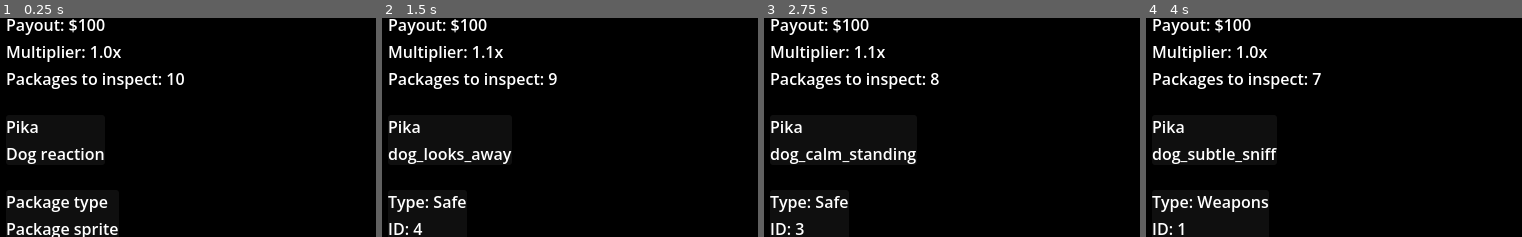
Above: before the commit, frames 1-4 (left to right).
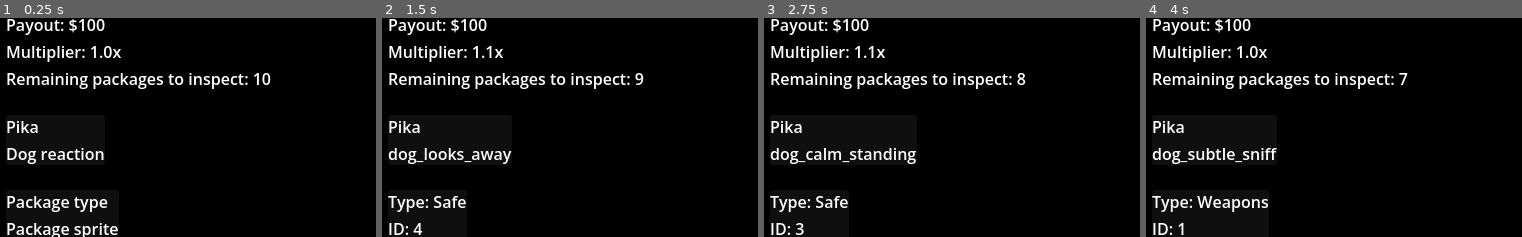
Above: after the commit, the same moments.

Repository: lukaMis/kennel-simulator
Game: Godot game, scene res://scenes/customs_inspector.tscn
Same seed, same stepped clock (60 frames per second), same inputs: the game is played once before the commit and once after it. This scene is started directly instead of the project's main scene.
Inputs:
- Up to frame 1 (0.25 s): no input
- Up to frame 2 (1.5 s): click "Next package" at 0.5 s; click "Pass" at 1.25 s
- Up to frame 3 (2.75 s): click "Next package" at 2 s
- Up to frame 4 (4 s): click "Doubt" at 2.75 s; click "Next package" at 3.5 s
The pictures show only the part of the screen within x 0-50%, y 1-51%; the shares and areas given below are measured in that part.

The runs differ from the first frame. In frame 1, 2.1% of the frame differs, in the area x 2-73%, y 25-33%; in frame 2, 2.0%; in frame 3, 2.0%; in frame 4, 2.0%.

Commit message:
removed local variables of dogs and packages from customs inspector scene commented out code cleanup

Diff:
--- a/scripts/customs_inspection_manager.gd
+++ b/scripts/customs_inspection_manager.gd
@@ -3,7 +3,7 @@
 signal shift_started()
 signal shift_ended()
 
-#	packages to inspec in current work shift
+#	Total of packages to inspec in current work shift
 var shift_quota: int = GameConstants.CUSTOMS_QUOTA
 #	tracks shift payout with boosts and penalties included
 var shift_current_payout: int = GameConstants.CUSTOMS_BASE_PAYOUT
@@ -23,22 +23,16 @@
 	print("CustomsInspectionManager: Scene is ready. Running setup logic...")
 	_generate_shift_queue()
 
-	# Safe to emit now! The scene is listening.
-	#shift_started.emit()
-	#print("Shift has started")
-
 
 func start_shift() -> void:
 	shift_started.emit()
 	print("Shift has started")
-	pass
 
 
 func stop_shift() -> void:
-	#_clear_shift()
+	_clear_shift()
 	shift_ended.emit()
 	print("Shift has ended")
-	pass
 
 
 # Add this at the bottom of customs_inspection_manager.gd
@@ -48,22 +42,6 @@
 		active_queue.pop_front()
 
 
-# The UI modal passes the team directly into this function
-#func start_shift(team: Array[DogResource]) -> void:
-## 1. Store the shallow clone of the working dogs
-#active_shift_roster = team.duplicate()
-#
-## 2. Build the cargo queue
-#_generate_shift_queue()
-#
-#shift_started.emit()
-#print("Shift has started")
-#func stop_shift() -> void:
-## placeholder for end of shift cleanup
-#_clear_shift()
-#shift_ended.emit()
-#print("Shift has ended")
-#pass
 func _generate_shift_queue() -> void:
 	print("CustomsCargoManager: Generating cargo queue...")
 	active_queue.clear()
@@ -85,10 +63,11 @@
 		active_queue.append(package)
 	print("CustomsCargoManager: Successfully generated ", active_queue.size(), " items.")
 
-	#func _clear_shift() -> void:
-	#active_shift_roster.clear()
-	#active_queue.clear()
-	## Reset payout/quota to baseline
-	#shift_current_payout = GameConstants.CUSTOMS_BASE_PAYOUT
-	#shift_quota = GameConstants.CUSTOMS_QUOTA
-	#print("CustomsInspectionManager: Shift cleaned up.")
+
+func _clear_shift() -> void:
+	active_shift_roster.clear()
+	active_queue.clear()
+	# Reset payout/quota to baseline
+	shift_current_payout = GameConstants.CUSTOMS_BASE_PAYOUT
+	shift_quota = GameConstants.CUSTOMS_QUOTA
+	print("CustomsInspectionManager: Shift cleaned up.")
--- a/scripts/customs_inspector.gd
+++ b/scripts/customs_inspector.gd
@@ -2,12 +2,9 @@
 
 # --- GAME VARIABLES ---
 var synergy_multiplier: float = 1.0
-#var current_queue_index: int = 0
 # --- DOGS VARIABLES ---
-var working_dogs = []
 var current_dog: DogResource
 # --- PACKAGES VARIABLES ---
-var packages_to_check = []
 var current_package: CargoPackage
 
 @onready var label_payout: Label = %LabelPayout
@@ -31,37 +28,34 @@
 	CustomsInspectionManager.shift_started.connect(_on_shift_started)
 	CustomsInspectionManager.shift_ended.connect(_on_shift_ended)
 
+	# Tell CustomsInspectionManager to generate packages
 	CustomsInspectionManager.initialize_shift_session()
 
 	# 3. Pull the data cleanly to populate your UI
+	# TODO, remove this check, this is only for debuging so i can load customs inspector scene directly without main scene and customs staging modal
 	if CustomsInspectionManager.active_shift_roster.is_empty():
-		#working_dogs = GlobalState.master_dog_roster.duplicate()
 		CustomsInspectionManager.set_shift_team(GlobalState.master_dog_roster)
-	#var working_dogs = CustomsInspectionManager.active_shift_roster
-	packages_to_check = CustomsInspectionManager.active_queue
-
-	# Just store the team in the manager locker for transit
+	# End of TODO
 
 	# Explicitly connect each button to its own function
 	button_pass.pressed.connect(_on_pass_pressed)
 	button_doubt.pressed.connect(_on_doubt_pressed)
 
 	button_next.pressed.connect(_load_next_package)
-	#button_next.hide()
 
-	#_inspection_buttons_state_update(true)
 	_set_inspection_buttons_enabled(false)
+	# Read directly from the manager for your debug prints
+	print("Inspector Scene: Loaded successfully with ", CustomsInspectionManager.active_shift_roster.size(), " dogs.")
+	print("Inspector Scene: Loaded successfully with ", CustomsInspectionManager.active_queue.size(), " packages.")
 
-	print("Inspector Scene: Loaded successfully with ", working_dogs.size(), " dogs.")
-	print("Inspector Scene: Loaded successfully with ", packages_to_check.size(), " packages.")
 	CustomsInspectionManager.start_shift()
 
 
 func _clear_local_data() -> void:
 	synergy_multiplier = 1
-	working_dogs.clear()
+
 	current_dog = null
-	packages_to_check.clear()
+
 	current_package = null
 
 
@@ -69,16 +63,14 @@
 	# Assume index 0 for prototype, logic can be expanded for multiple dogs
 	current_dog = CustomsInspectionManager.active_shift_roster[0]
 	current_dog.reset_session()
+
 	# NEW: Initialize UI elements immediately
 	label_multiplier.text = "Multiplier: 1.0x"
 
 	label_dog_name.text = current_dog.name
 	label_payout.text = "Payout: $" + str(CustomsInspectionManager.shift_current_payout)
 
-	#label_remaining.text = str(CustomsInspectionManager.active_queue.size() - current_queue_index)
-	# NEW: Just use the size of the array directly
-	label_remaining.text = "Packages to inspect:" + " " + str(CustomsInspectionManager.active_queue.size())
-	#_load_next_package()
+	label_remaining.text = "Remaining packages to inspect:" + " " + str(CustomsInspectionManager.active_queue.size())
 
 
 func _on_shift_ended() -> void:
@@ -88,68 +80,40 @@
 
 
 func _load_next_package() -> void:
-	# NEW: Check if the queue is empty
+	# Hide next package button
+	button_next.hide()
+
+	# Check if the queue is empty
 	if CustomsInspectionManager.active_queue.is_empty():
 		print("Shift Complete")
 		return
 
-	# NEW: Always grab the first package in line
+	# Always grab the first package in line from remaining packages
 	current_package = CustomsInspectionManager.active_queue[0]
-
-	# Remove the package from the queue via the Manager
-	CustomsInspectionManager.remove_inspected_package()
 
 	# Update UI with current package info
 	label_package_type.text = "Type: " + current_package.contraband_type
 	label_package_sprite.text = "ID: " + str(current_package.visual_sprite_id)
-	#label_remaining.text = str(CustomsInspectionManager.active_queue.size())
-	label_remaining.text = "Packages to inspect:" + " " + str(CustomsInspectionManager.active_queue.size())
+
+	# Update UI with current package queue info
+	label_remaining.text = "Remaining packages to inspect:" + " " + str(CustomsInspectionManager.active_queue.size())
 
 	label_feedback.text = ""
-
-	#label_remaining.text = str(CustomsInspectionManager.active_queue.size() - current_queue_index)
 
 	# 1. Display the "Tell" (System 6: Tell phase)
 	var reaction = current_dog.tell_reactions[current_dog.current_confidence_level][current_package.is_contraband]
 	label_dog_reaction.text = reaction
 
-	button_next.hide()
-	#button_pass.disabled = false
-	#button_doubt.disabled = false
-	#_inspection_buttons_state_update(false)
+	# Remove the package from the shift queue via the Manager
+	CustomsInspectionManager.remove_inspected_package()
+
+	# Update UI with current package queue info
+	label_remaining.text = "Remaining packages to inspect:" + " " + str(CustomsInspectionManager.active_queue.size())
+
+	# Enable inspection buttons
 	_set_inspection_buttons_enabled(true)
 
 
-#
-#func _on_action_pressed(is_doubting: bool) -> void:
-#button_pass.disabled = true
-#button_doubt.disabled = true
-#
-#var is_correct = (is_doubting == current_package.is_contraband)
-#
-## 2. Update Stats
-#current_dog.record_inspection_result(is_correct)
-#
-## Update confidence
-#if is_correct:
-#synergy_multiplier += 0.1 # Example increment
-#label_multiplier.text = "Multiplier: " + str(snappedf(synergy_multiplier, 0.1)) + "x"
-#current_dog.increase_confidence()
-## Determine outcome key
-#var outcome_key = "correct_seize" if is_doubting else "correct_pass"
-#label_feedback.text = current_dog.outcome_reactions[outcome_key]
-#else:
-#synergy_multiplier = 1.0 # Reset on failure
-#label_multiplier.text = "Multiplier: 1.0x"
-#current_dog.decrease_confidence()
-## Determine outcome key
-#var outcome_key = "wrong_seize" if is_doubting else "wrong_pass"
-#label_feedback.text = current_dog.outcome_reactions[outcome_key]
-#
-#button_next.show()
-#current_queue_index += 1
-#
-#
 # --- BUTTON SIGNALS ---
 func _on_pass_pressed() -> void:
 	# Pass means we are NOT doubting (is_doubting = false)
@@ -161,12 +125,10 @@
 	_process_inspection_action(true)
 
 
+# --- END OF BUTTON SIGNALS ---
 # --- HELPER LOGIC ---
 func _process_inspection_action(is_doubting: bool) -> void:
-	# Disable buttons immediately
-	#button_pass.disabled = true
-	#button_doubt.disabled = true
-	#_inspection_buttons_state_update(true)
+	# Disable inspection buttons immediately
 	_set_inspection_buttons_enabled(false)
 
 	var is_correct = (is_doubting == current_package.is_contraband)
@@ -188,11 +150,7 @@
 		var outcome_key = "wrong_seize" if is_doubting else "wrong_pass"
 		label_feedback.text = current_dog.outcome_reactions[outcome_key]
 
-	## NEW: Remove the package from the queue via the Manager
-	#CustomsInspectionManager.remove_inspected_package()
 	button_next.show()
-
-	#current_queue_index += 1
 
 
 func _set_inspection_buttons_enabled(is_enabled: bool):
@@ -201,16 +159,3 @@
 
 	button_pass.visible = is_enabled
 	button_doubt.visible = is_enabled
-
-
-func _inspection_buttons_state_update(disable_buttons: bool) -> void:
-	if disable_buttons:
-		button_pass.disabled = true
-		button_doubt.disabled = true
-		button_pass.hide()
-		button_doubt.hide()
-	else:
-		button_pass.disabled = false
-		button_doubt.disabled = false
-		button_pass.show()
-		button_doubt.show()
